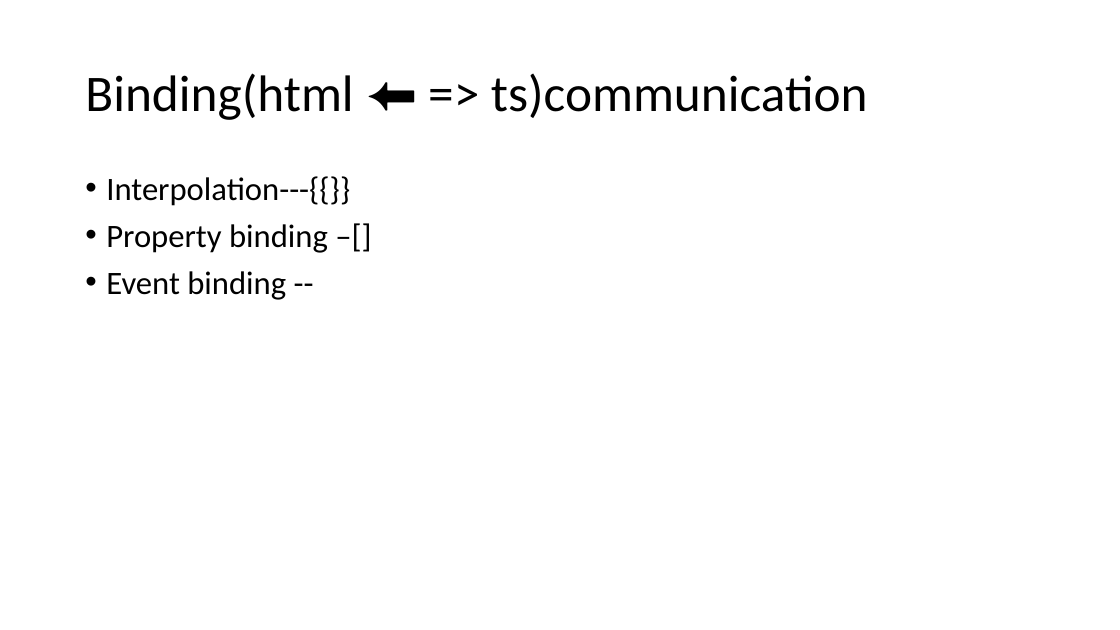
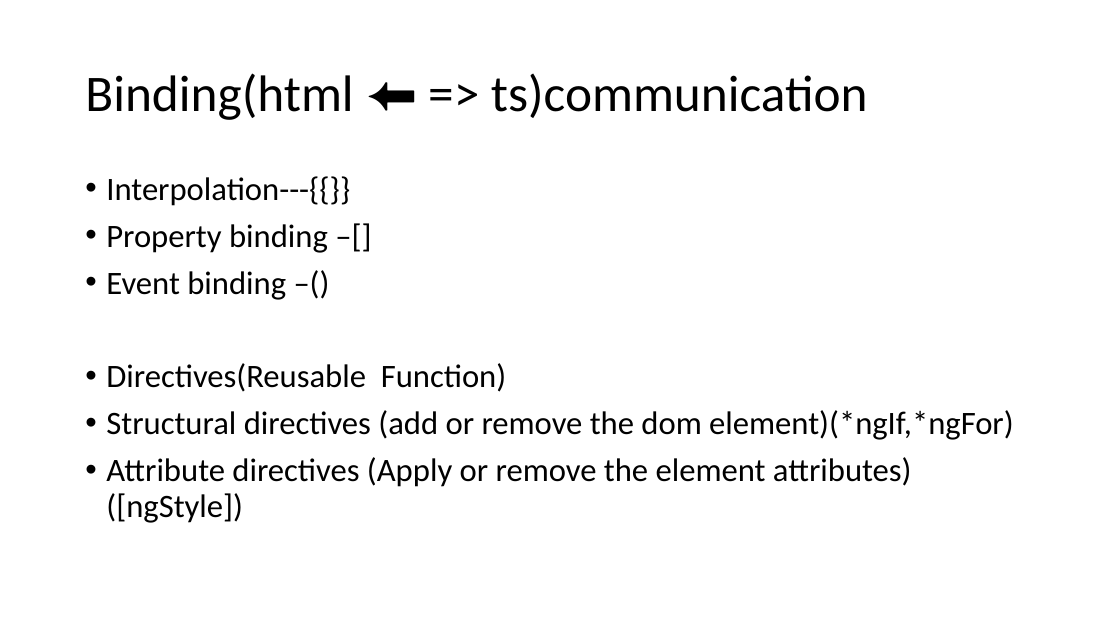
Before and after one commit to 00Maddy/angularDemo, a slide deck: slide 10 of ANGULAR.pptm. Drawn at 1120x630 pixels with LibreOffice and Linux fonts; fonts in the diff are those of the drawing. Boxes give left, top, right and bottom in pixels: in the first picture for what was removed or moved away, otherwise in the second. Text is boxed around its words. In the diff, an @@ line names an element or a change of style, - is before the commit and + after.

Commit message:
directives and lifecycle hooks

```diff
--- a/ANGULAR.pptm
+++ b/ANGULAR.pptm
@@ text at (x1=106, y1=271, x2=1014, y2=523): text changed @@
-• Event binding --
+• Event binding –()
+• Directives(Reusable Function)
+• Structural directives (add or remove the dom element)(*ngIf,*ngFor)
+• Attribute directives (Apply or remove the element attributes)([ngStyle])
```
Also in this commit, not shown: 3 slides added, 1 slide removed, 4 other files.
